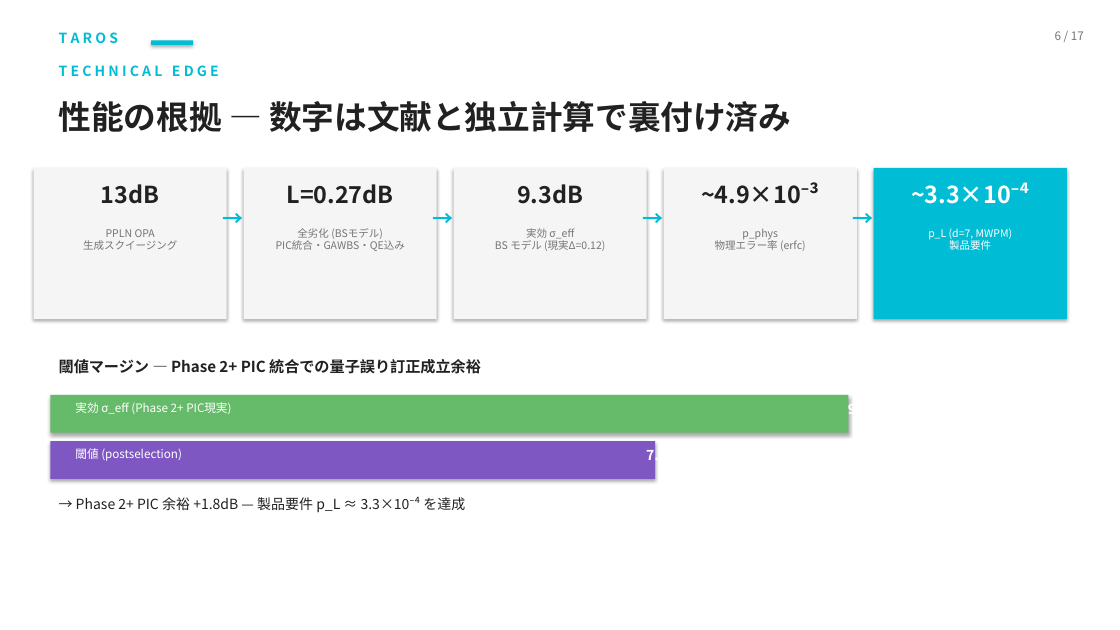
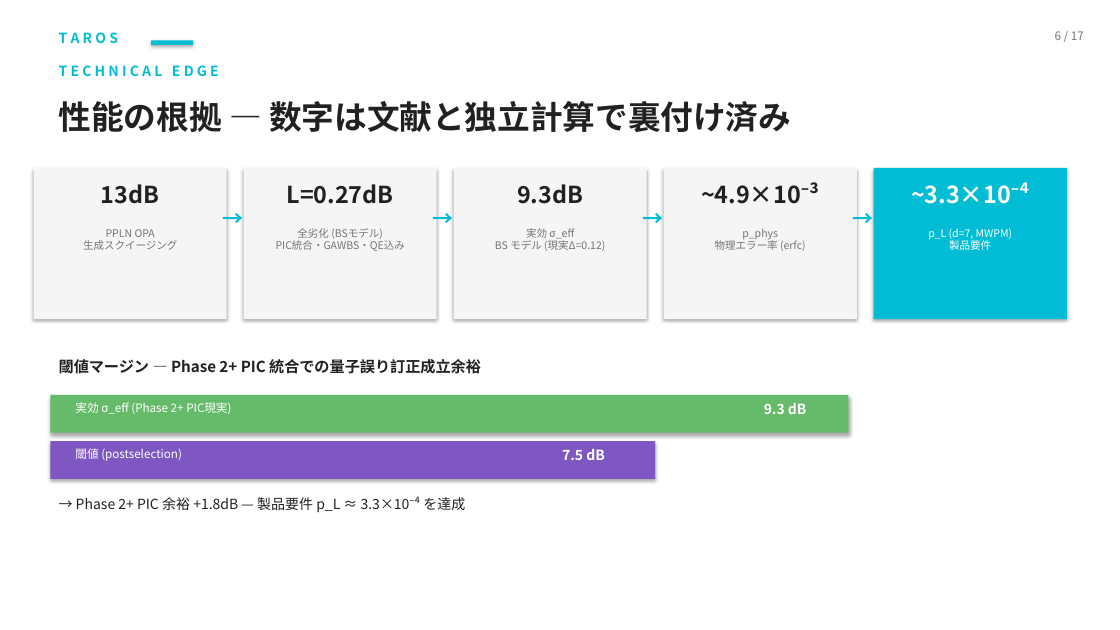
Before and after one commit to TomohiroTani28/Taros, a slide deck: slide 6 of assets/TAROS_Investor_Pitch_Revised.pptx. Drawn at 1120x630 pixels with LibreOffice and Linux fonts; fonts in the diff are those of the drawing. Boxes give left, top, right and bottom in pixels: in the first picture for what was removed or moved away, otherwise in the second. Text is boxed around its words. In the diff, an @@ line names an element or a change of style, - is before the commit and + after.

```diff
--- a/assets/TAROS_Investor_Pitch_Revised.pptx
+++ b/assets/TAROS_Investor_Pitch_Revised.pptx
@@ text "9.3 dB" rewrapped from <box>848,400,869,418</box> to <box>764,403,807,414</box> @@
@@ text "7.5 dB" rewrapped from <box>646,447,667,465</box> to <box>562,449,605,460</box> @@
```
Also in this commit, not shown: 1 other slide changed, 2 other files.
